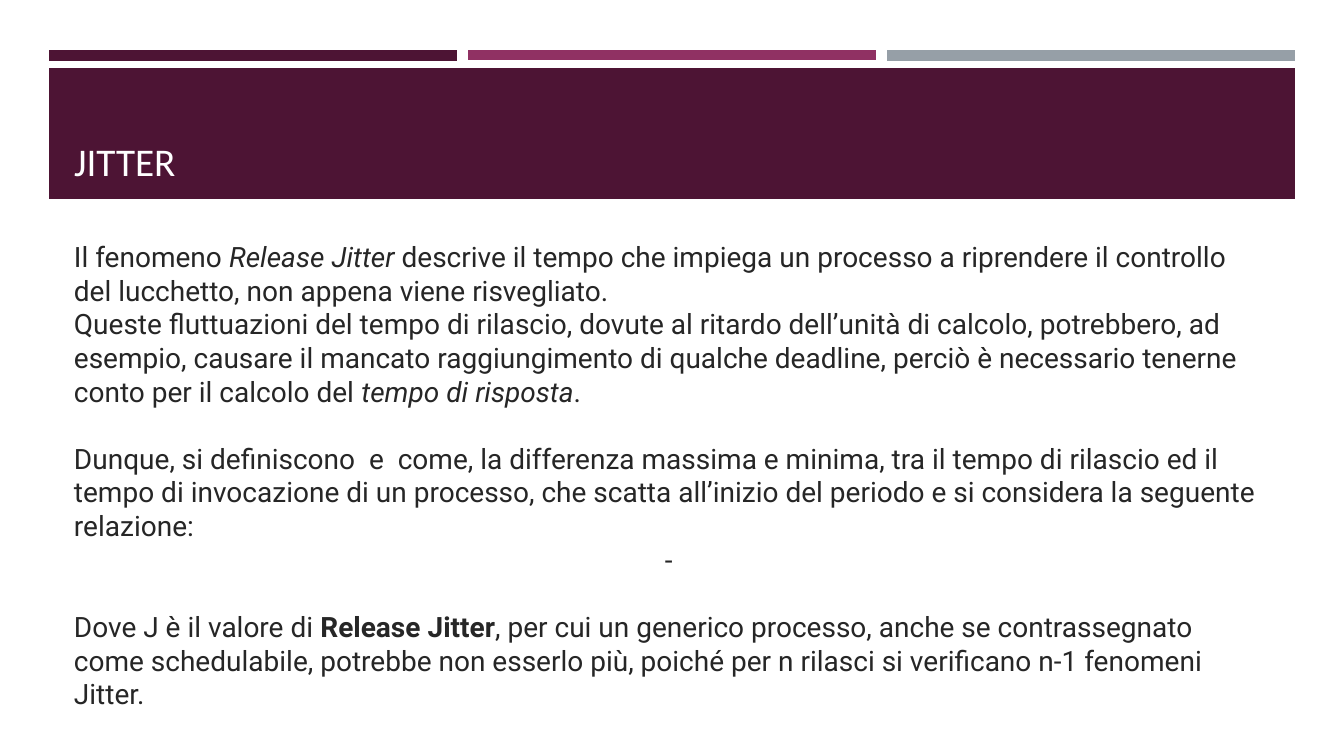
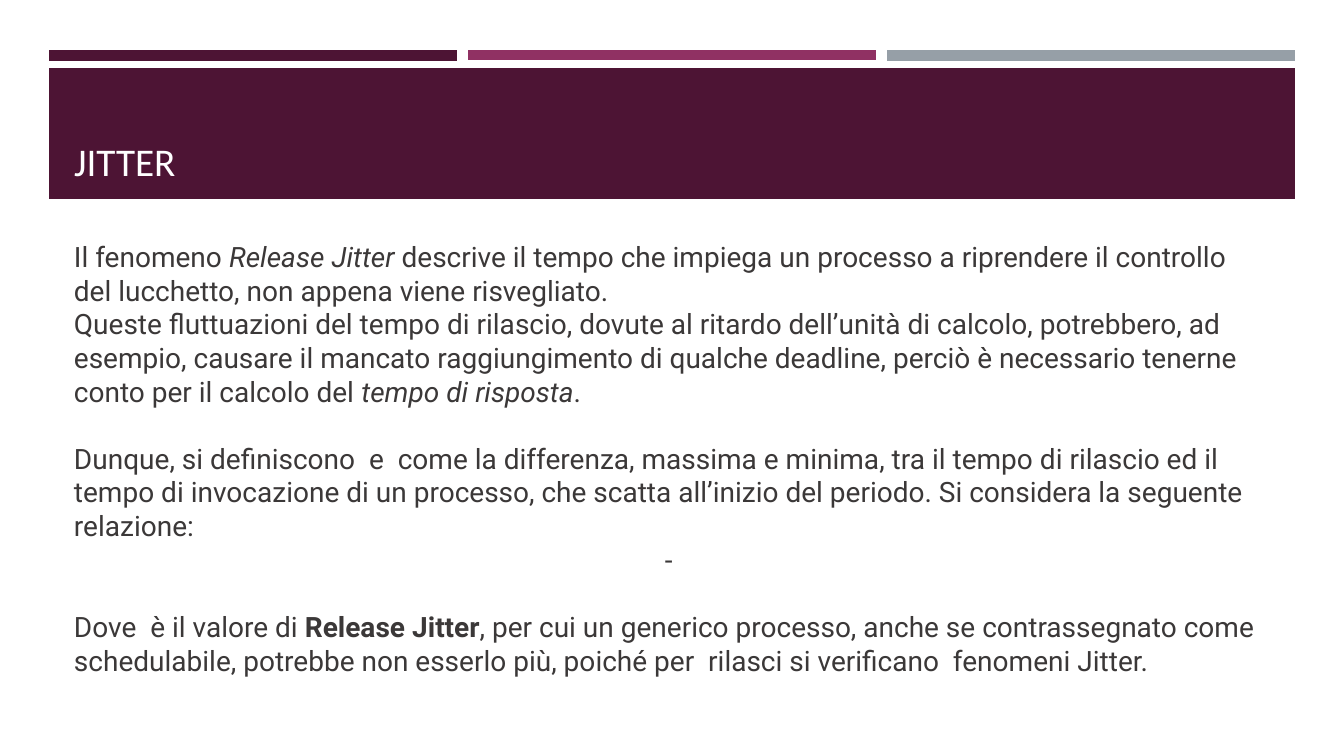
Before and after one commit to ivochan/SchedulingExercise, a slide deck: slide 34 of presentation/Algoritmi di scheduling real-time.odp. Drawn at 1344x756 pixels with LibreOffice and Linux fonts; fonts in the diff are those of the drawing. Boxes give left, top, right and bottom in pixels: in the first picture for what was removed or moved away, otherwise in the second. Text is boxed around its words. In the diff, an @@ line names an element or a change of style, - is before the commit and + after.

```diff
--- a/presentation/Algoritmi di scheduling real-time.odp
+++ b/presentation/Algoritmi di scheduling real-time.odp
@@ text at [74,245,1236,408]: text colour #262626 to #3B3838 in "Il fenomeno Release Jitter descrive il tempo ...", "Queste fluttuazioni del tempo di rilascio, dovute ...", "-" @@
@@ text at [74,447,1242,537]: text changed; text colour #262626 to #3B3838 @@
-Dunque, si definiscono e come, la differenza massima e minima, tra il tempo di rilascio ed il tempo di invocazione di un processo, che scatta all’inizio del periodo e si considera la seguente relazione:
+Dunque, si definiscono e come la differenza, massima e minima, tra il tempo di rilascio ed il tempo di invocazione di un processo, che scatta all’inizio del periodo. Si considera la seguente relazione:
@@ text at [74,616,1254,677]: text changed; text colour #262626 to #3B3838 @@
-Dove J è il valore di Release Jitter, per cui un generico processo, anche se contrassegnato come schedulabile, potrebbe non esserlo più, poiché per n rilasci si verificano n-1 fenomeni Jitter.
+Dove è il valore di Release Jitter, per cui un generico processo, anche se contrassegnato come schedulabile, potrebbe non esserlo più, poiché per rilasci si verificano fenomeni Jitter.
```
Also in this commit, not shown: 23 other slides changed, 2 other files.
